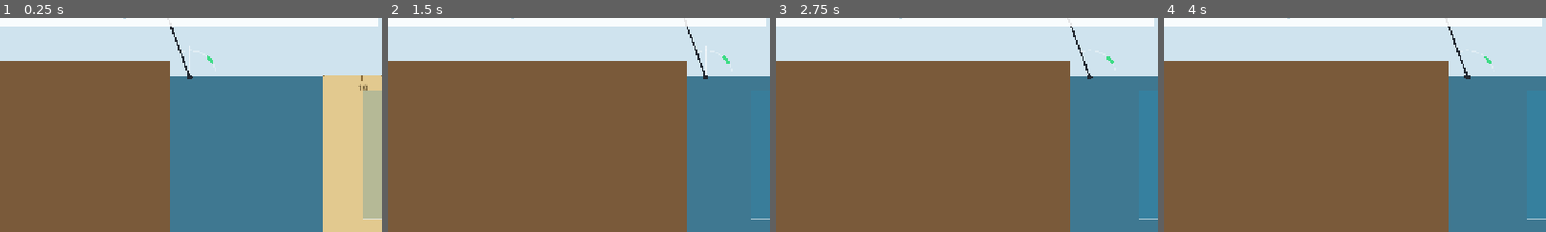
Above: before the commit, frames 1-4 (left to right).
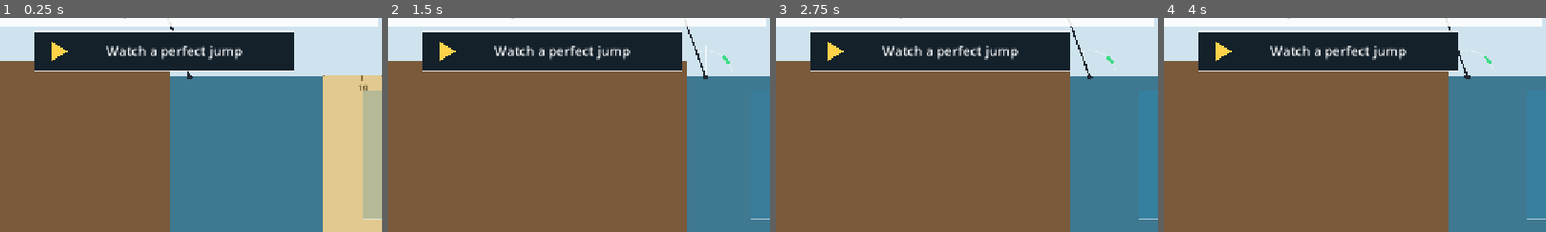
Above: after the commit, the same moments.

Repository: randaladams/fierljeppen
Game: Godot game, scene res://scenes/main.tscn
The game is run twice, just before and just after one commit, with the same random seed, the same clock (stepped at 60 frames per second) and the same inputs.
Inputs (mouse positions are % of the whole screen's width and height, from its top left):
- Up to frame 1 (0.25 s): no input
- Up to frame 2 (1.5 s): tap Enter at 0.5 s; move the mouse to (72, 45) at 0.52 s; hold Right 0.53-1.28 s; tap P at 0.6 s; click (72, 45) at 0.67 s; tap Space at 0.77 s; tap R at 0.8, 1.35 s; move the mouse to (30, 55) at 1.27 s; hold Left from 1.28 s (still down)
- Up to frame 3 (2.75 s): tap Space at 1.52 s; tap P at 1.55, 2.1 s; move the mouse to (60, 28) at 2.02 s; release Left at 2.03 s; hold Right from 2.03 s (still down); tap R at 2.3 s
- Up to frame 4 (4 s): move the mouse to (45, 70) at 2.77 s; release Right at 2.78 s; hold Up 2.78-3.53 s; tap R at 2.85, 3.8 s; click (45, 70) at 2.92 s; tap Space at 3.02, 3.77 s; tap P at 3.05, 3.6 s; move the mouse to (80, 65) at 3.52 s; hold Left from 3.53 s (still down)
The pictures show only the part of the screen within x 28-78%, y 50-100%; the shares and areas given below are measured in that part.

The runs differ from the first frame. In frame 1, 13% of the frame differs, in the area x 9-77%, y 5-25%; in frame 2, 13%; in frame 3, 13%; in frame 4, 13%.

Commit message:
Add 'Watch a perfect jump' autopilot demo
- Button on the start and result screens (P on keyboard).
- Autopilot presses the same controls a player would, on physics time:
  pads flash with a fingertip on each press, LET GO visibly fires, and a
  caption explains each phase. DEMO badge; player input ignored meanwhile.
- Demo distances never update the best score.
- tools/optimize_demo.gd brute-forces run rhythm, climb delay and release
  angle against the real game loop. Optimum: ~5.5 taps/s, climb at once,
  let go at 47 deg -> 14.12 m. Flat-out tapping only reaches ~10.5 m.
- tools/capture.gd now records the demo at key moments.

Co-Authored-By: Claude Opus 5.5 <noreply@anthropic.com>
Claude-Session: https://claude.ai/code/session_01MdPsbQZ7y4FoywgjyShmZR

Diff:
--- a/scripts/game.gd
+++ b/scripts/game.gd
@@ -6,6 +6,7 @@
 ##   Touch: tap left / right half of the screen alternately to run and to climb
 ##          (thumb pads in the bottom corners show which hand is next).
 ##          Tap the round LET GO button, bottom centre, to release.
+##          "Watch a perfect jump" plays an autopilot demo (doesn't count for best).
 ##   Keys:  Left/A and Right/D alternate, Space = start / let go, R = reset.
 
 enum State { READY, RUN, POLE, FLIGHT, RESULT }
@@ -48,14 +49,40 @@
 var _banner := ""
 var _banner_timer := 0.0
 var _jumps := 0
+var last_distance := 0.0
+
+# --- Demo autopilot ("perfect jump") ---
+# Climb delay and release angle come from tools/optimize_demo.gd, which
+# searches them against this exact game loop. Re-run it after physics changes.
+var demo_run_tap := 0.18            # seconds between running steps
+const DEMO_CLIMB_TAP := 0.25         # one tap per climbing stroke
+var demo_climb_delay := 0.08
+var demo_release_angle := 0.82
+var demo := false
+var _demo_t := 0.0
+var _demo_next := 0.0
+var _demo_hand := 0
+var _demo_caption := ""
+var _pad_flash: Array[float] = [0.0, 0.0]
+var _release_flash := 0.0
 
 
 func _ready() -> void:
 	reset()
 
 
+func start_demo() -> void:
+	reset()
+	demo = true
+	_demo_hand = 0
+	_demo_t = 0.0
+	_demo_next = 0.0
+
+
 func reset() -> void:
 	sim.reset()
+	demo = false
+	_demo_caption = ""
 	state = State.READY
 	run_x = -RUNWAY_LENGTH
 	run_speed = 0.0
@@ -69,11 +96,20 @@
 func _unhandled_input(event: InputEvent) -> void:
 	if event is InputEventScreenTouch and event.pressed:
 		var size := get_viewport_rect().size
-		if state == State.POLE and _in_release_button(event.position, size):
+		if demo and state != State.RESULT:
+			return   # hands off while the autopilot jumps
+		if _demo_button_visible() and _demo_button_rect(size).has_point(event.position):
+			start_demo()
+		elif state == State.POLE and _in_release_button(event.position, size):
 			_let_go()
 		else:
 			_on_hand(0 if event.position.x < size.x / 2.0 else 1)
 	elif event is InputEventKey and event.pressed and not event.echo:
+		if event.keycode == KEY_P and _demo_button_visible():
+			start_demo()
+			return
+		if demo and state != State.RESULT:
+			return
 		match event.keycode:
 			KEY_LEFT, KEY_A:
 				_on_hand(0)
@@ -125,6 +161,7 @@
 		return
 	_auto_released = auto
 	if not auto:
+		_release_flash = 0.35
 		if sim.theta < SWEET_MIN:
 			_banner = "Early!"
 		elif sim.theta <= SWEET_MAX:
@@ -149,13 +186,52 @@
 		_tick(dt)
 		_accumulator -= dt
 	_fumble_flash = maxf(0.0, _fumble_flash - delta)
+	_pad_flash[0] = maxf(0.0, _pad_flash[0] - delta)
+	_pad_flash[1] = maxf(0.0, _pad_flash[1] - delta)
+	_release_flash = maxf(0.0, _release_flash - delta)
 	if state == State.RESULT:
 		_result_timer += delta
 	_update_camera(delta)
 	queue_redraw()
 
 
+## Autopilot: presses the same buttons a player would, on physics time,
+## so the demo is deterministic and matches what the player can do.
+func _demo_drive(dt: float) -> void:
+	match state:
+		State.READY:
+			_demo_press(0)
+			_demo_next = demo_run_tap
+			_demo_caption = "RUN:  steady L, R, L, R  (flat-out spins the pole too fast)"
+		State.RUN:
+			_demo_t += dt
+			if _demo_t >= _demo_next:
+				_demo_press(_demo_hand)
+				_demo_next += demo_run_tap
+		State.POLE:
+			_demo_t += dt
+			if sim.theta >= demo_release_angle:
+				_release_flash = 0.35
+				_demo_caption = "LET GO in the green zone!"
+				_let_go()
+			elif _demo_t < demo_climb_delay:
+				_demo_caption = "GRAB:  catch the pole"
+			else:
+				_demo_caption = "CLIMB:  L, R, L, R — one tap per hand-over-hand"
+				if _demo_t >= _demo_next:
+					_demo_press(_demo_hand)
+					_demo_next += DEMO_CLIMB_TAP
+
+
+func _demo_press(hand: int) -> void:
+	_pad_flash[hand] = 0.18
+	_on_hand(hand)
+	_demo_hand = 1 - hand
+
+
 func _tick(dt: float) -> void:
+	if demo:
+		_demo_drive(dt)
 	match state:
 		State.RUN:
 			run_speed = maxf(RUN_V_MIN, run_speed - run_speed * RUN_DECAY * dt)
@@ -168,6 +244,10 @@
 				_slowmo_timer = GRAB_SLOWMO_TIME
 				_banner = "CLIMB!  keep tapping L · R"
 				_banner_timer = 1.4
+				if demo:
+					_demo_t = 0.0
+					_demo_next = demo_climb_delay
+					_banner_timer = 0.0   # the demo caption explains instead
 		State.POLE:
 			sim.step(dt)
 			if _trail.size() == 0 or _trail[-1].distance_to(sim.hand_position()) > 0.15:
@@ -183,7 +263,11 @@
 			_trail.append(jumper_pos)
 			var feet := jumper_pos - Vector2(0, BODY_HANG)
 			if feet.y <= 0.0:
-				if feet.x >= SAND_X:
+				last_distance = feet.x
+				if feet.x >= SAND_X and demo:
+					_demo_caption = ""
+					_finish(true, "DEMO  %.2f m\nDemo jumps don't count toward your best. Your turn!" % feet.x)
+				elif feet.x >= SAND_X:
 					best = maxf(best, feet.x)
 					var tip := "\nYou rode the pole down. Hit LET GO when it turns green." if _auto_released else ""
 					_finish(true, "%.2f m%s" % [feet.x, tip])
@@ -195,6 +279,8 @@
 
 
 func _finish(ok: bool, text: String) -> void:
+	if not ok:
+		last_distance = 0.0
 	state = State.RESULT
 	result_ok = ok
 	result_text = text
@@ -324,8 +410,6 @@
 			lines.append("Climb: alternate taps.  θ %+.0f°  ω %.2f rad/s  height %.1f m" % [
 				rad_to_deg(sim.theta), sim.omega, sim.s])
 			lines.append("Grab speed %.1f m/s" % _grab_speed)
-		State.FLIGHT:
-			lines.append("...")
 	if best > 0.0:
 		lines.append("Best %.2f m" % best)
 	for line in lines:
@@ -341,8 +425,13 @@
 		_draw_thumb_pads(size, font, fs)
 	if state == State.POLE:
 		_draw_release_button(size, font, fs)
-	if state == State.READY:
+	_draw_release_press(size)
+	if state == State.READY and not demo:
 		_draw_how_to(size, font, fs)
+	if _demo_button_visible():
+		_draw_demo_button(size, font, fs)
+	if demo and state != State.RESULT:
+		_draw_demo_caption(size, font, fs)
 
 	if _banner_timer > 0.0:
 		var a := clampf(_banner_timer / 0.3, 0.0, 1.0)
@@ -403,8 +492,15 @@
 		var r := _pad_rect(size, hand)
 		var lit: bool = next == -1 or next == hand
 		var fill := Color(0.18, 0.53, 0.67, 0.25 + 0.3 * pulse) if lit else Color(1, 1, 1, 0.12)
+		var pressed := _pad_flash[hand] > 0.0
+		if pressed:
+			fill = Color(1.0, 0.85, 0.3, 0.85)
 		draw_rect(r, fill)
 		draw_rect(r, Color(1, 1, 1, 0.6 if lit else 0.25), false, 2.0)
+		if pressed:
+			# Ghost fingertip so the press reads as a touch.
+			var k := _pad_flash[hand] / 0.18
+			draw_circle(r.get_center(), r.size.y * (0.22 + 0.12 * (1.0 - k)), Color(1, 1, 1, 0.35 * k + 0.2))
 		var label := "L" if hand == 0 else "R"
 		draw_string(font, r.position + Vector2(0, r.size.y * 0.6), label, HORIZONTAL_ALIGNMENT_CENTER,
 			r.size.x, int(fs * 2.2), Color(1, 1, 1, 0.95 if lit else 0.45))
@@ -427,6 +523,59 @@
 	draw_circle(c, r, col)
 	draw_arc(c, r, 0, TAU, 48, Color(1, 1, 1, 0.9), 3.0)
 	draw_string(font, c + Vector2(-r, fs * 0.35), label, HORIZONTAL_ALIGNMENT_CENTER, r * 2.0, fs, Color.WHITE)
+
+
+## The LET GO button lingers for a moment after a press, so the demo's
+## release (and the player's) visibly lands.
+func _draw_release_press(size: Vector2) -> void:
+	if _release_flash <= 0.0:
+		return
+	var c := _release_center(size)
+	var r := _release_radius(size)
+	var k := _release_flash / 0.35
+	draw_circle(c, r, Color(0.18, 0.75, 0.44, 0.6 * k))
+	draw_arc(c, r * (1.0 + 0.6 * (1.0 - k)), 0, TAU, 48, Color(1, 1, 1, k), 4.0)
+	draw_circle(c, r * 0.35, Color(1, 1, 1, 0.5 * k))
+
+
+# ---------------------------------------------------------------- demo ---
+
+func _demo_button_visible() -> bool:
+	return (state == State.READY and not demo) or (state == State.RESULT and _result_timer > 0.6)
+
+
+func _demo_button_rect(size: Vector2) -> Rect2:
+	var w := size.x * 0.34
+	var h := size.y * 0.09
+	if state == State.RESULT:
+		# Top-right, so it doesn't cover the jumper on the sand.
+		return Rect2(Vector2(size.x - w - size.x * 0.02, size.y * 0.03), Vector2(w, h))
+	return Rect2(Vector2((size.x - w) / 2.0, size.y * 0.535), Vector2(w, h))
+
+
+func _draw_demo_button(size: Vector2, font: Font, fs: int) -> void:
+	var r := _demo_button_rect(size)
+	draw_rect(r, Color("#14212b"))
+	draw_rect(r, Color(1, 1, 1, 0.8), false, 2.0)
+	# Play triangle
+	var t := r.position + Vector2(r.size.y * 0.45, r.size.y * 0.25)
+	var tri := PackedVector2Array([t, t + Vector2(0, r.size.y * 0.5), t + Vector2(r.size.y * 0.42, r.size.y * 0.25)])
+	draw_colored_polygon(tri, Color("#ffd24a"))
+	draw_string(font, r.position + Vector2(r.size.y * 0.5, r.size.y * 0.5 + fs * 0.35), "Watch a perfect jump",
+		HORIZONTAL_ALIGNMENT_CENTER, r.size.x - r.size.y * 0.5, fs, Color.WHITE)
+
+
+func _draw_demo_caption(size: Vector2, font: Font, fs: int) -> void:
+	var badge := Rect2(Vector2(size.x - fs * 6.5, fs * 0.6), Vector2(fs * 5.5, fs * 1.6))
+	draw_rect(badge, Color("#ffd24a"))
+	draw_string(font, badge.position + Vector2(0, badge.size.y * 0.72), "DEMO", HORIZONTAL_ALIGNMENT_CENTER,
+		badge.size.x, fs, Color("#14212b"))
+	if _demo_caption == "":
+		return
+	var cap := Rect2(Vector2(size.x * 0.12, size.y * 0.15), Vector2(size.x * 0.76, fs * 2.2))
+	draw_rect(cap, Color(0.08, 0.13, 0.17, 0.82))
+	draw_string(font, cap.position + Vector2(0, cap.size.y * 0.66), _demo_caption, HORIZONTAL_ALIGNMENT_CENTER,
+		cap.size.x, fs, Color.WHITE)
 
 
 func _draw_how_to(size: Vector2, font: Font, fs: int) -> void:
--- a/tools/capture.gd
+++ b/tools/capture.gd
@@ -1,12 +1,12 @@
 extends SceneTree
-## Plays one scripted jump and saves screenshots to user://captures/.
-## Needs a display (e.g. xvfb-run):
+## Plays the demo ("perfect jump") and saves screenshots to user://captures/
+## at key moments. Needs a display (e.g. xvfb-run):
 ##   godot --path . --rendering-driver opengl3 --fixed-fps 60 -s res://tools/capture.gd
 
 var game: Node
 var frame := 0
-var hand := 0
-var shots := {3: "ready", 60: "run", 160: "grab", 230: "climb", 300: "top", 470: "result"}
+var taken := {}
+var pole_frames := 0
 
 
 func _initialize() -> void:
@@ -15,17 +15,32 @@
 	DirAccess.make_dir_recursive_absolute("user://captures")
 
 
+func _shot(name: String) -> void:
+	if taken.has(name):
+		return
+	taken[name] = true
+	var path := "user://captures/%d_%s.png" % [taken.size(), name]
+	root.get_texture().get_image().save_png(path)
+	print("saved ", path, "  frame=", frame)
+
+
 func _process(_delta: float) -> bool:
 	frame += 1
-	var tap_every := 7 if game.state == game.State.RUN else 15
-	if frame > 5 and frame % tap_every == 0 and game.state in [game.State.READY, game.State.RUN, game.State.POLE]:
-		game._on_hand(hand)
-		hand = 1 - hand
-	if game.state == game.State.POLE and game.sim.theta >= 0.9:
-		game._let_go()
-	if shots.has(frame):
-		var img := root.get_texture().get_image()
-		var path := "user://captures/%03d_%s.png" % [frame, shots[frame]]
-		img.save_png(path)
-		print("saved ", ProjectSettings.globalize_path(path), "  state=", game.state)
-	return frame > 480
+	if frame == 3:
+		_shot("ready")
+	if frame == 5:
+		game.start_demo()
+	if game.state == game.State.RUN and frame == 60:
+		_shot("run")
+	if game.state == game.State.POLE:
+		pole_frames += 1
+		if pole_frames == 20:
+			_shot("grab")
+		if game.sim.theta > 0.2:
+			_shot("climb")
+	if game.state == game.State.FLIGHT:
+		_shot("release")
+	if game.state == game.State.RESULT and game._result_timer > 0.7:
+		_shot("result")
+		return true
+	return frame > 1200
--- /dev/null
+++ b/tools/optimize_demo.gd
@@ -0,0 +1,36 @@
+extends SceneTree
+## Finds the demo's run rhythm, climb delay and release angle by brute force
+## against the real game loop (same _tick, same physics rate).
+## Run after physics changes:
+##   godot --headless --path . -s res://tools/optimize_demo.gd
+## then copy the printed values into demo_run_tap / demo_climb_delay /
+## demo_release_angle in scripts/game.gd.
+
+func _init() -> void:
+	var game: Node2D = load("res://scripts/game.gd").new()
+	var dt := 1.0 / 240.0
+	var best := {"x": 0.0}
+	for tap_i in range(8, 21):            # 0.08 .. 0.20 s between steps
+		var tap := tap_i / 100.0
+		var row_best := 0.0
+		for d_i in range(0, 26):          # 0.00 .. 1.00 s climb delay
+			var d := d_i * 0.04
+			for a_i in range(0, 31):      # 0.60 .. 1.20 rad release angle
+				var a := 0.6 + a_i * 0.02
+				game.start_demo()
+				game.demo_run_tap = tap
+				game.demo_climb_delay = d
+				game.demo_release_angle = a
+				var n := 0
+				while game.state != game.State.RESULT and n < 6000:
+					game._tick(dt)
+					n += 1
+				if game.result_ok:
+					row_best = maxf(row_best, game.last_distance)
+					if game.last_distance > best.x:
+						best = {"x": game.last_distance, "tap": tap, "d": d, "a": a, "v": game._grab_speed}
+		print("run tap %.2f s -> best %.2f m" % [tap, row_best])
+	print("BEST %.2f m  run_tap %.2f  climb_delay %.2f  release_angle %.2f  (grab speed %.2f m/s)" % [
+		best.x, best.tap, best.d, best.a, best.v])
+	game.free()
+	quit()
Not shown, changed: README.md
